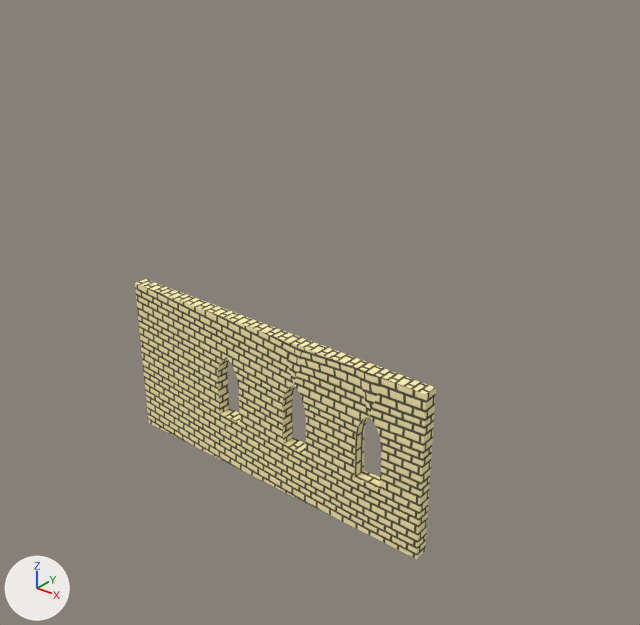
Two versions of the Blender file Unity/Gothic_Church/Assets/GothicChurch.blend, one commit apart.
Both versions are drawn from a camera (50 mm lens) standing at (36.4, -48.7, 39.2) and looking at (-3.1, 0.6, 8.6). The lights are fixed; the arrows at lower left show +X, +Y and +Z.

Names of what the first picture shows: 'Vert'.
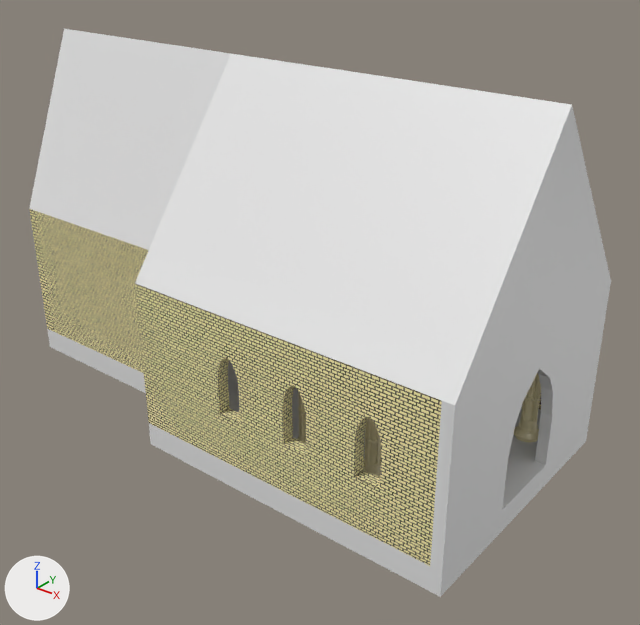
Boxes (x1, y1, x2, y2) around the edits, measured in the pictures (640 x 625 px; the box of a moved part takes in the faces that stretch with it):
'ROOF', added
    after: (29, 29, 611, 405)
'Vert', reshaped, modifiers changed
    before: (135, 279, 436, 559)
    after: (135, 284, 541, 566)
'Front Wall', added
    after: (430, 282, 611, 572)
'Floor', added
    after: (47, 329, 589, 597)
'Back Side', added
    after: (36, 211, 149, 373)
'Pillar Section', shown
    after: (298, 373, 541, 467)
'Back Wall', added
    after: (29, 209, 54, 331)
'Pillar Base', shown
    after: (239, 411, 539, 477)
part 1 of me_vert, moved or reshaped
    before: (135, 279, 436, 539)
    after: (135, 284, 442, 539)
part 2 of me_vert, recoloured
    both: (139, 321, 424, 559)

What changed in the scene script:
```text
Add mat_walls:
    mat_walls = bpy.data.materials.new('Walls')
    # uses the picture img_tiled_texture_example_png
Change me_vert:
    remove me_vert.from_pydata(...)  # 128 vertices, 134 faces; spans x -1.0..24.0, y 0.0..1.0, z 0.0..12.0
    add me_vert.from_pydata(...)  # 100 vertices, 104 faces; spans x -1.0..25.0, y 0.0..1.0, z 0.0..12.0
    me_vert part 1
    30 vertices are removed from x 7.0..24.0, y 0.0..1.0, z 0.0..12.0
    134 faces are deleted
    12 vertices in x 24.0, y 0.0..1.0, z 0.0..9.0 move by (1.0, 0.0, 0.0)
    2 vertices are added at (25.0, 0.0, 12.0), (25.0, 1.0, 12.0)
    104 new faces join them
    me_vert part 2: 75 faces spanning x -1.0..25.0, y 0.0..1.0, z 0.0..12.0 switch from mat_material to mat_walls
Add me_vert_005:
    me_vert_005.from_pydata([(-1.0, -1.0, 0.0), (-1.0, 4.0, 0.0), (-21.0, 4.0, 0.0), (-21.0, 10.0, 0.0), (25.9, 10.0, 0.0), (25.9, -1.0, 0.0), (-1.0, -1.0, -2.0), (-1.0, 4.0, -2.0), (-21.0, 4.0, -2.0), (-21.0, 10.0, -2.0), (25.9, 10.0, -2.0), (25.9, -1.0, -2.0)], [], [(0, 5, 4, 3, 2, 1), (6, 7, 8, 9, 10, 11), (5, 11, 10, 4), (3, 9, 8, 2), (1, 7, 6, 0), (4, 10, 9, 3), (2, 8, 7, 1), (0, 6, 11, 5)])
Add me_vert_006:
    me_vert_006.from_pydata([(0.0, 0.0, 0.0), (0.0, 0.0, 0.0), (0.0, 0.0, 0.0), (0.0, 11.0, 0.0), (-46.9, 11.0, 0.0), (-46.9, 5.0, 0.0), (-26.9, 5.0, 0.0), (-26.9, 0.0, 0.0), (0.0, 11.0, 14.8), (-46.9, 11.0, 14.8), (-26.9, 11.0, 14.8)], [(0, 1), (1, 2), (7, 1)], [(8, 10, 7, 2), (2, 3, 8), (7, 10, 6), (6, 10, 9, 5), (4, 5, 9)])
Change ob_vert:
    add _m = ob_vert.modifiers.new('Mirror', 'MIRROR')
    add _m.use_axis = (False, True, False)
    add _m.mirror_object = ob_building_components
Change ob_pillar_section:
    remove ob_pillar_section.hide_viewport = True
Change ob_pillar_base:
    remove ob_pillar_base.hide_viewport = True
Add ob_building_components:
    ob_building_components = bpy.data.objects.new('Building Components', None)
    ob_building_components.location = (0.0, 0.0, 0.0)
Add ob_floor:
    ob_floor = bpy.data.objects.new('Floor', me_vert_005)  # modifiers MIRROR
    ob_floor.parent = ob_building_components
    ob_floor.location = (-10.0, -10.0, 1.0)
Add ob_front_wall:
    ob_front_wall = bpy.data.objects.new('Front Wall', me_vert_004)  # 24 vertices, 22 faces; spans x 0.0..0.87, y -1.0..10.0, z 0.0..12.0; modifiers MIRROR
    ob_front_wall.parent = ob_building_components
    ob_front_wall.location = (15.0, -10.0, 1.0)
Add ob_back_wall:
    ob_back_wall = bpy.data.objects.new('Back Wall', me_vert_003)  # 32 vertices, 30 faces; spans x -1.0..0.0, y 0.0..6.0, z -12.0..0.0; modifiers MIRROR
    ob_back_wall.parent = ob_building_components
    ob_back_wall.location = (-30.0, -6.0, 13.0)
Add ob_back_side:
    ob_back_side = bpy.data.objects.new('Back Side', me_vert_002)  # a box spanning x -20.0..0.0, y -1.0..0.0, z 0.0..12.0; modifiers MIRROR
    ob_back_side.parent = ob_building_components
    ob_back_side.location = (-10.0, -5.0, 1.0)
Add ob_roof:
    ob_roof = bpy.data.objects.new('ROOF', me_vert_006)  # modifiers MIRROR
    ob_roof.parent = ob_building_components
    ob_roof.location = (15.87, -11.0, 13.0)
```
